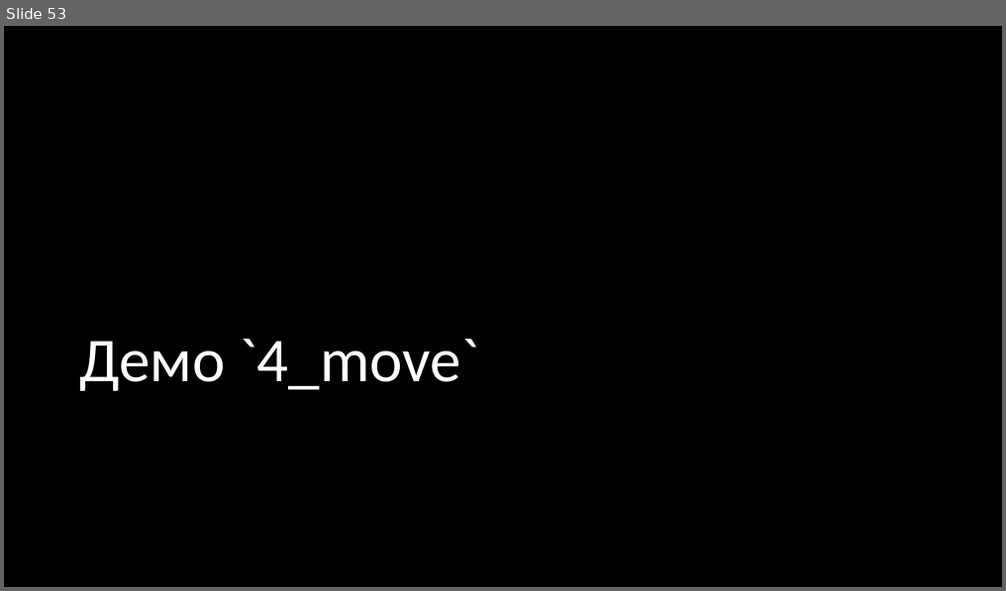
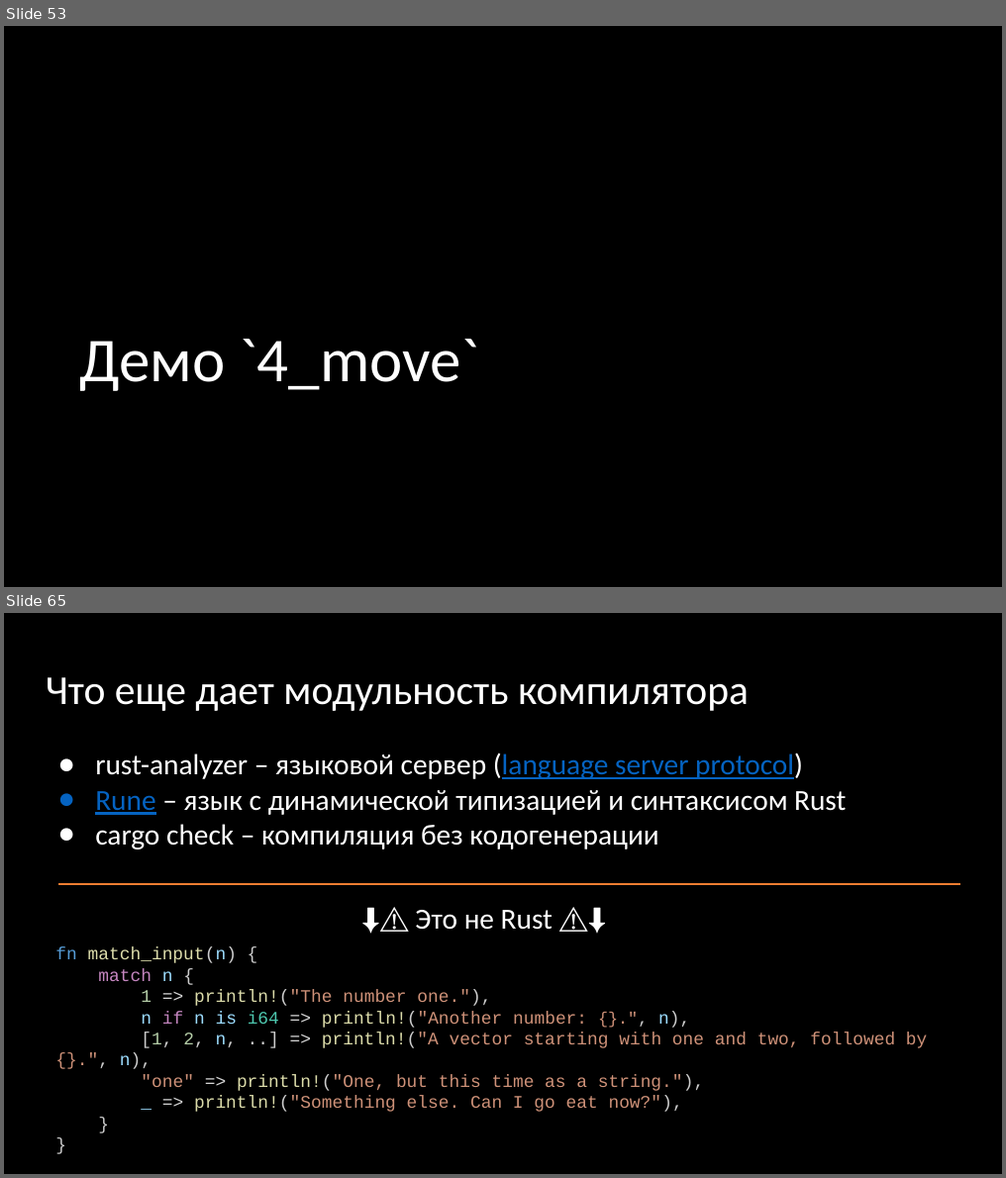
Before and after one commit to Gordon01/learn-rust, a slide deck: keynotes/Rust 2024.pptx. Shown one above the other, each under a label of ours: slide 53 before the commit, slides 53 and 65 after it; the slides between them are not shown. The pictures are 1006x591 and 1006x1178 pixels, drawn with LibreOffice and Linux fonts; fonts in the diff are those of the drawing. Boxes give left, top, right and bottom in pixels: in the first picture for what was removed or moved away, otherwise in the second. Text is boxed around its words. In the diff, an @@ line names an element or a change of style, - is before the commit and + after.

```diff
--- a/keynotes/Rust 2024.pptx
+++ b/keynotes/Rust 2024.pptx
@@ slide 65 added at (x1=4, y1=613, x2=1002, y2=1174), background #000000 @@
@@ title added at (x1=46, y1=677, x2=748, y2=711), 39.6 pt, text #FFFFFF @@
+Что еще дает модульность компилятора
@@ text added at (x1=95, y1=753, x2=846, y2=850), 28 pt, text #FFFFFF @@
+● rust-analyzer – языковой сервер (language server protocol)
+● Rune – язык с динамической типизацией и синтаксисом Rust
+● cargo check – компиляция без кодогенерации
@@ line added from (58, 884) to (960, 884), #ED7D31 1.5 pt @@
@@ text added at (x1=362, y1=907, x2=552, y2=934), 28 pt, text #FFFFFF @@
+⬇️⚠️ Это не Rust ⚠️⬇️
@@ text added at (x1=55, y1=948, x2=927, y2=1112), 17 pt, text #CE9178 @@
+fn match_input(n) {
+match n {
+1 => println!("The number one."),
+n if n is i64 => println!("Another number: {}.", n),
+[1, 2, n, ..] => println!("A vector starting with one and two, followed by {}.", n),
+"one" => println!("One, but this time as a string."),
+_ => println!("Something else. Can I go eat now?"),
+}
+}
```
Also in this commit, not shown: 6 slides changed, 8 other slides added, 1 slide removed.
